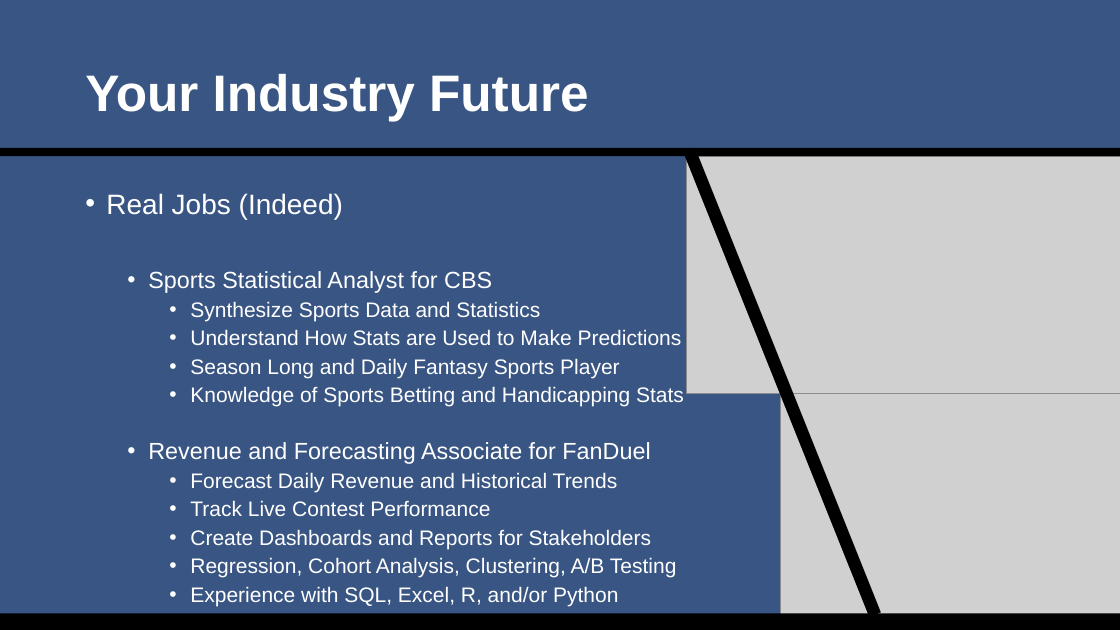
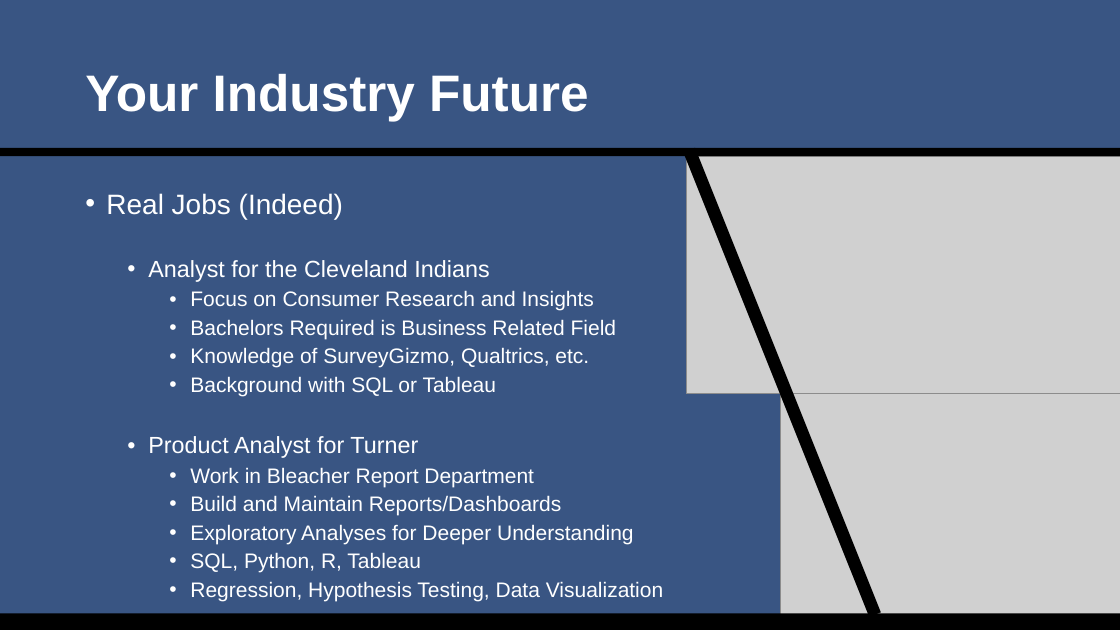
Before and after one commit to SuperMarioGiacomazzo/STOR538_WEBSITE, a slide deck: slide 15 of Slides/Sports Analytics 3/Sports_Analytics_3_Lecture.pptx. Drawn at 1120x630 pixels with LibreOffice and Linux fonts; fonts in the diff are those of the drawing; grey boxes stand for pictures. Boxes give left, top, right and bottom in pixels: in the first picture for what was removed or moved away, otherwise in the second. Text is boxed around its words. In the diff, an @@ line names an element or a change of style, - is before the commit and + after.

```diff
--- a/Slides/Sports Analytics 3/Sports_Analytics_3_Lecture.pptx
+++ b/Slides/Sports Analytics 3/Sports_Analytics_3_Lecture.pptx
@@ text at [148,260,663,601]: text changed @@
-  • Sports Statistical Analyst for CBS
-    • Synthesize Sports Data and Statistics
-    • Understand How Stats are Used to Make Predictions
-    • Season Long and Daily Fantasy Sports Player
-    • Knowledge of Sports Betting and Handicapping Stats
-  • Revenue and Forecasting Associate for FanDuel
-    • Forecast Daily Revenue and Historical Trends
-    • Track Live Contest Performance
-    • Create Dashboards and Reports for Stakeholders
-    • Regression, Cohort Analysis, Clustering, A/B Testing
-    • Experience with SQL, Excel, R, and/or Python
+  • Analyst for the Cleveland Indians
+    • Focus on Consumer Research and Insights
+    • Bachelors Required is Business Related Field
+    • Knowledge of SurveyGizmo, Qualtrics, etc.
+    • Background with SQL or Tableau
+  • Product Analyst for Turner
+    • Work in Bleacher Report Department
+    • Build and Maintain Reports/Dashboards
+    • Exploratory Analyses for Deeper Understanding
+    • SQL, Python, R, Tableau
+    • Regression, Hypothesis Testing, Data Visualization
```
Also in this commit, not shown: 4 other slides changed, 1 slide added, 2 slides removed, 5 other files.
